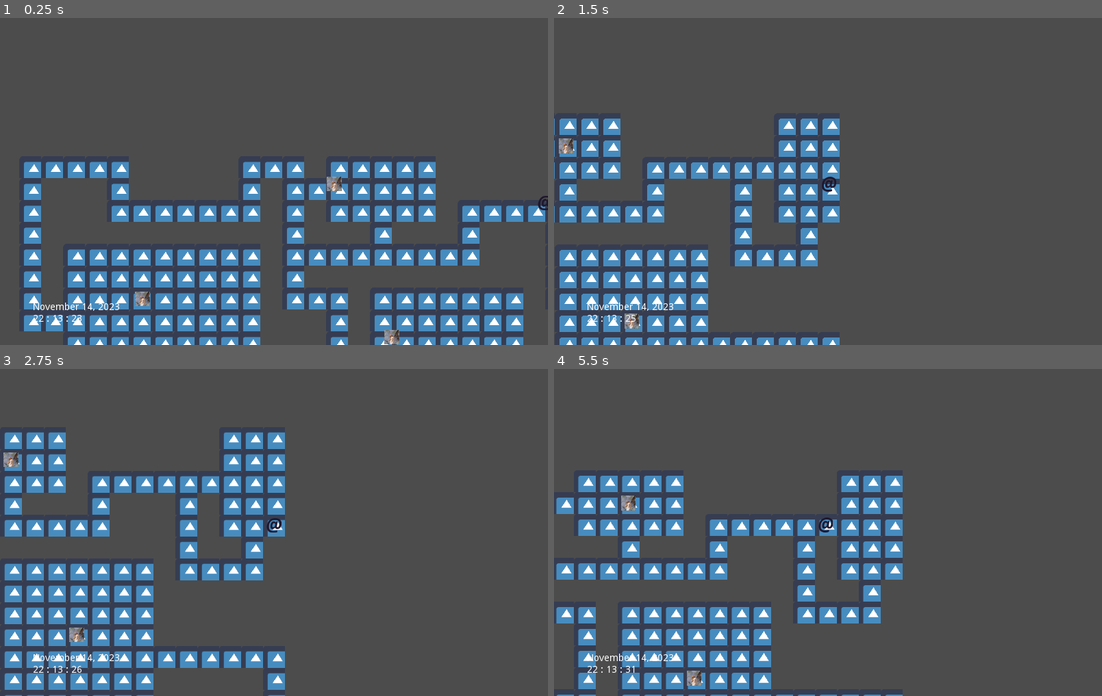
Above: before the commit, frames 1-4 (two rows, left to right).
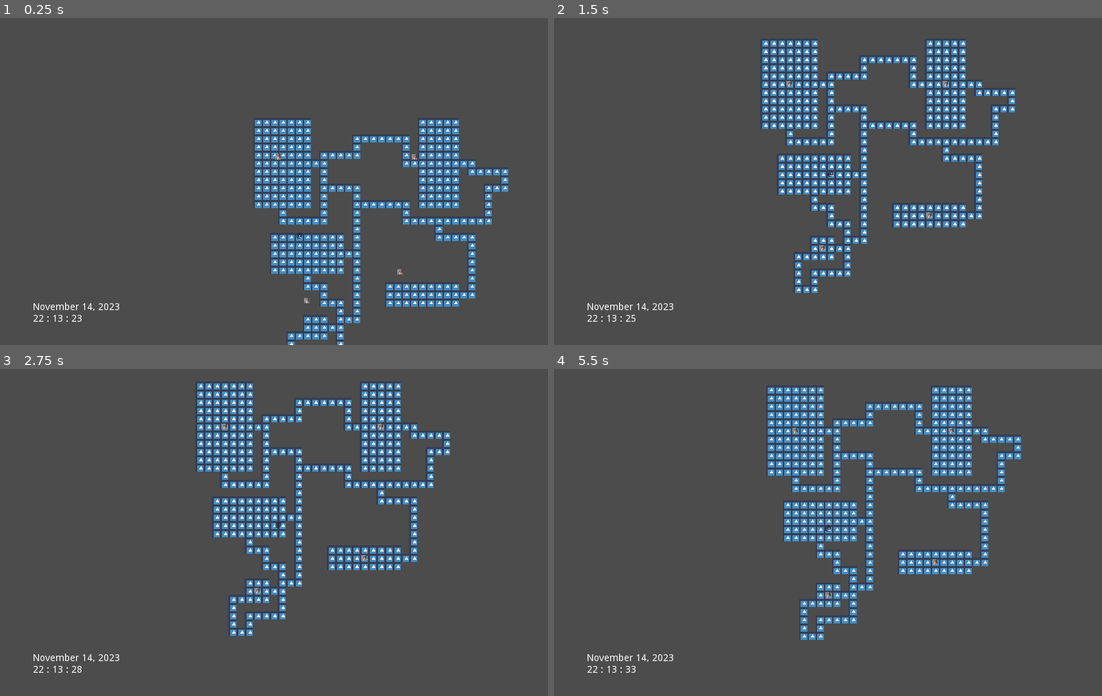
Above: after the commit, the same moments.

Repository: kairuma/temple-of-time
Game: Godot game, scene res://scene/state/Gameplay.tscn
The game is run twice, just before and just after one commit, with the same random seed, the same clock (stepped at 60 frames per second) and the same inputs. The engine's default icon, where the game draws it, is replaced by a stand-in: a white triangle on a blue panel in a dark square.
Inputs:
- Up to frame 1 (0.25 s): no input
- Up to frame 2 (1.5 s): hold Right (right) 0.53-1.28 s; hold Down (down) from 1.28 s (still down)
- Up to frame 3 (2.75 s): release Down (down) at 2.03 s; hold Right (right) from 2.03 s (still down)
- Up to frame 4 (5.5 s): release Right (right) at 2.78 s; hold Up (up) 2.78-3.53 s; hold Left (left) 3.53-5.03 s; hold Down (down) from 5.03 s (still down)

The runs differ from the first frame. In frame 1, 23% of the frame differs, in the area x 4-100%, y 31-100%; in frame 2, 18%; in frame 3, 21%; in frame 4, 21%.

Commit message:
FIX:Dungeon floors are now truly procedural.

Diff:
--- a/scene/Map.gd
+++ b/scene/Map.gd
@@ -22,30 +22,41 @@
 var day: int = 1
 var month: int = 1
 var year: int = 2020
+var map_seed: int = 1597463007
 
 func _ready() -> void:
 	randomize()
+	map_seed = randi()
 	$Player.connect("tick", self, "update_entities")
 	set_start_time()
 	gen_map()
 
+func random_int() -> int:
+	var result: int = (1103515245 * map_seed + 12345) / 65536 % 2048
+	result = (result * 1103515245 + 12345) << 10
+	result ^= result / 65536 % 1024
+	result = (result * 1103515245 + 12345) << 10
+	result ^= result / 65536 % 1024
+	map_seed = result
+	return int(abs(result))
+
 func gen_map() -> void:
 	var region: Array = []
 	for i in 4:
-		var rect_w: int = 3 + (randi() % 5) * 2
-		var rect_x: int = 1 + (randi() % ((WIDTH / 2 - rect_w - 1) / 2)) * 2
+		var rect_w: int = 3 + (random_int() % 5) * 2
+		var rect_x: int = 1 + (random_int() % ((WIDTH / 2 - rect_w - 1) / 2)) * 2
 		if i % 2 == 1:
 			rect_x += WIDTH / 2
-		var rect_h: int = 3 + (randi() % 5) * 2
-		var rect_y: int = 1 + (randi() % ((HEIGHT / 2 - rect_h - 1) / 2)) * 2
+		var rect_h: int = 3 + (random_int() % 5) * 2
+		var rect_y: int = 1 + (random_int() % ((HEIGHT / 2 - rect_h - 1) / 2)) * 2
 		if i > 1:
 			rect_y += HEIGHT / 2
 		region.append([rect_x, rect_y, rect_w, rect_h])
 	for i in range(ROOM_ITERATIONS):
-		var rect_w: int = 3 + (randi() % 5) * 2
-		var rect_x: int = 1 + (randi() % ((WIDTH - rect_w - 1) / 2)) * 2
-		var rect_h: int = 3 + (randi() % 5) * 2
-		var rect_y: int = 1 + (randi() % ((HEIGHT - rect_h - 1) / 2)) * 2
+		var rect_w: int = 3 + (random_int() % 5) * 2
+		var rect_x: int = 1 + (random_int() % ((WIDTH - rect_w - 1) / 2)) * 2
+		var rect_h: int = 3 + (random_int() % 5) * 2
+		var rect_y: int = 1 + (random_int() % ((HEIGHT - rect_h - 1) / 2)) * 2
 		var is_valid: bool = true
 		var j: int = 0
 		while is_valid and j < region.size():
@@ -100,14 +111,14 @@
 		if x + 2 <= WIDTH and $TileMap.get_cell(x + 2, y) != 0:
 			walls.append([x + 2, y])
 		while !walls.empty():
-			var index: int = randi() % walls.size()
+			var index: int = random_int() % walls.size()
 			var w: Array = walls[index]
 			walls.remove(index)
 			$TileMap.set_cell(w[0], w[1], 0)
 			var needs_wall: bool = true
 			var dir: Array = [0, 1, 2, 3]
 			while needs_wall and dir.size() > 0:
-				var dir_index: int = randi() % dir.size()
+				var dir_index: int = random_int() % dir.size()
 				match dir[dir_index]:
 					0:
 						if w[0] - 2 >= 0 and $TileMap.get_cell(w[0] - 2, w[1]) == 0 and !is_in_room(w[0] - 2, w[1], rooms):
@@ -147,23 +158,23 @@
 			dirs.remove(1)
 		if r[1] >= 1:
 			dirs.remove(0)
-		var side: int = dirs[randi() % dirs.size()]
-		if side == 0 || dirs[randi() % dirs.size()] == 0:
+		var side: int = dirs[random_int() % dirs.size()]
+		if side == 0 || dirs[random_int() % dirs.size()] == 0:
 			for x in r[2]:
 				if $TileMap.get_cell(r[0] + (x + r[2] / 2) % r[2], r[1] - 2) == 0:
 					$TileMap.set_cell(r[0] + (x + r[2] / 2) % r[2], r[1] - 1, 0)
 					break
-		if side == 1 || dirs[randi() % dirs.size()] == 1:
+		if side == 1 || dirs[random_int() % dirs.size()] == 1:
 			for x in r[2]:
 				if $TileMap.get_cell(r[0] + (x + r[2] / 2) % r[2], r[1] + r[3] + 1) == 0:
 					$TileMap.set_cell(r[0] + (x + r[2] / 2) % r[2], r[1] + r[3], 0)
 					break
-		if side == 2 || dirs[randi() % dirs.size()] == 2:
+		if side == 2 || dirs[random_int() % dirs.size()] == 2:
 			for y in r[3]:
 				if $TileMap.get_cell(r[0] - 2, r[1] + (y + r[3] / 2) % r[3]) == 0:
 					$TileMap.set_cell(r[0] - 1, r[1] + (y + r[3] / 2) % r[3], 0)
 					break
-		if side == 3 || dirs[randi() % dirs.size()] == 3:
+		if side == 3 || dirs[random_int() % dirs.size()] == 3:
 			for y in r[3]:
 				if $TileMap.get_cell(r[0] + r[2] + 1, r[1] + (y + r[3] / 2) % r[3]) == 0:
 					$TileMap.set_cell(r[0] + r[2], r[1] + (y + r[3] / 2) % r[3], 0)
--- a/scene/entity/Player.tscn
+++ b/scene/entity/Player.tscn
@@ -9,9 +9,9 @@
 
 [node name="Camera2D" type="Camera2D" parent="." index="0"]
 current = true
-zoom = Vector2( 1.5, 1.5 )
+zoom = Vector2( 4, 4 )
 smoothing_enabled = true
 
-[node name="Sprite" type="Sprite" parent="." index="2"]
-rotation = 6.28319
+[node name="Sprite" type="Sprite" parent="." index="1"]
+rotation = 4.46638e-06
 texture = ExtResource( 1 )
